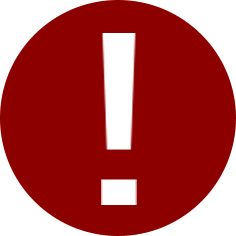
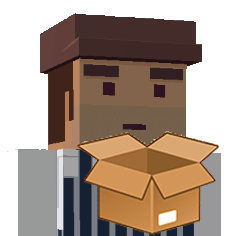
Layer changes from the first 236×236 image to the second:
showed "brown-box-illustration-png-clip-art", moved it above "Exposición 1", painted on it over <box>0,10,236,236</box>
added layer "Exposición 1" above "cash-icon-transparent-3" over <box>7,13,221,236</box>
hid "Elipse 1 copia" over <box>0,0,236,236</box>
